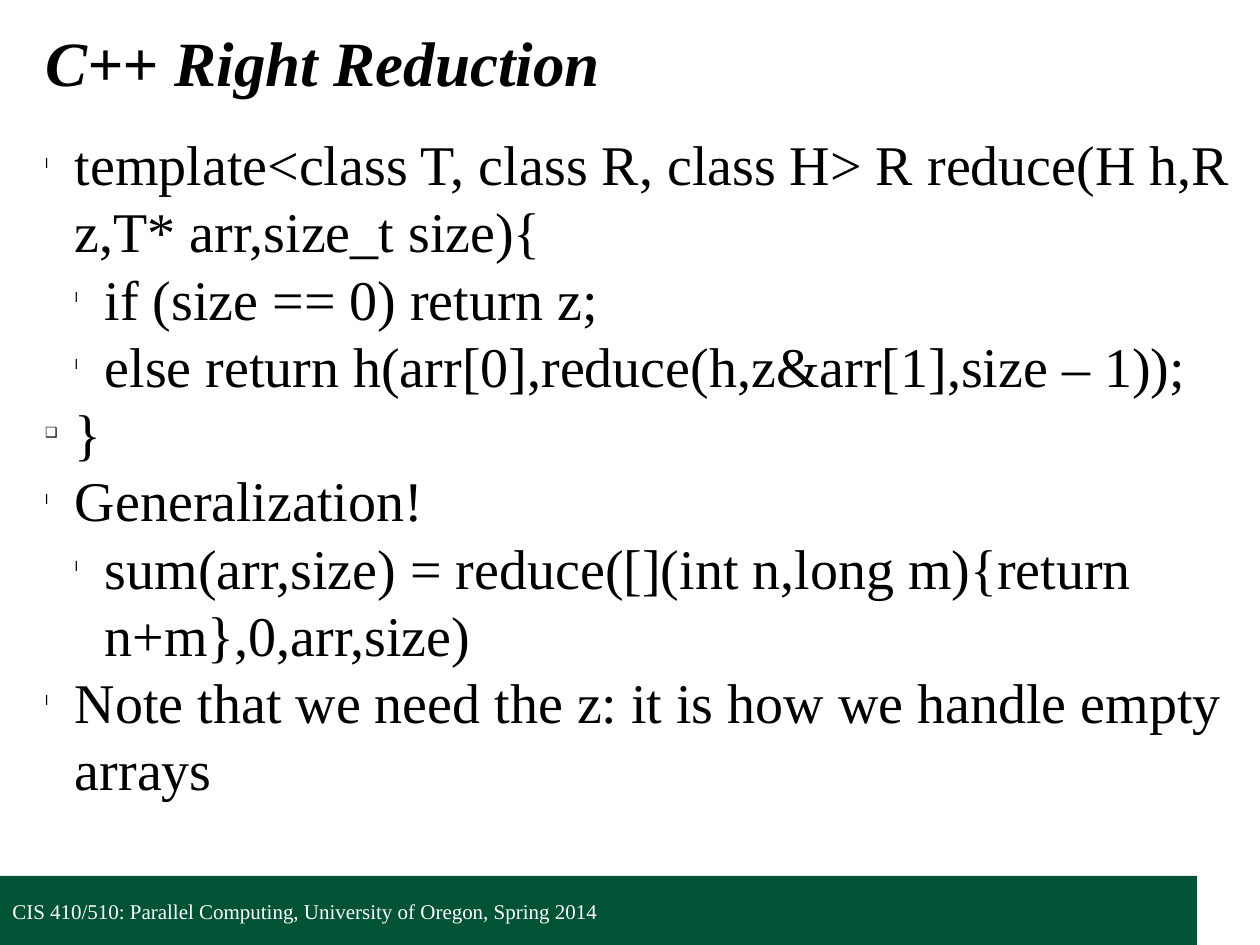
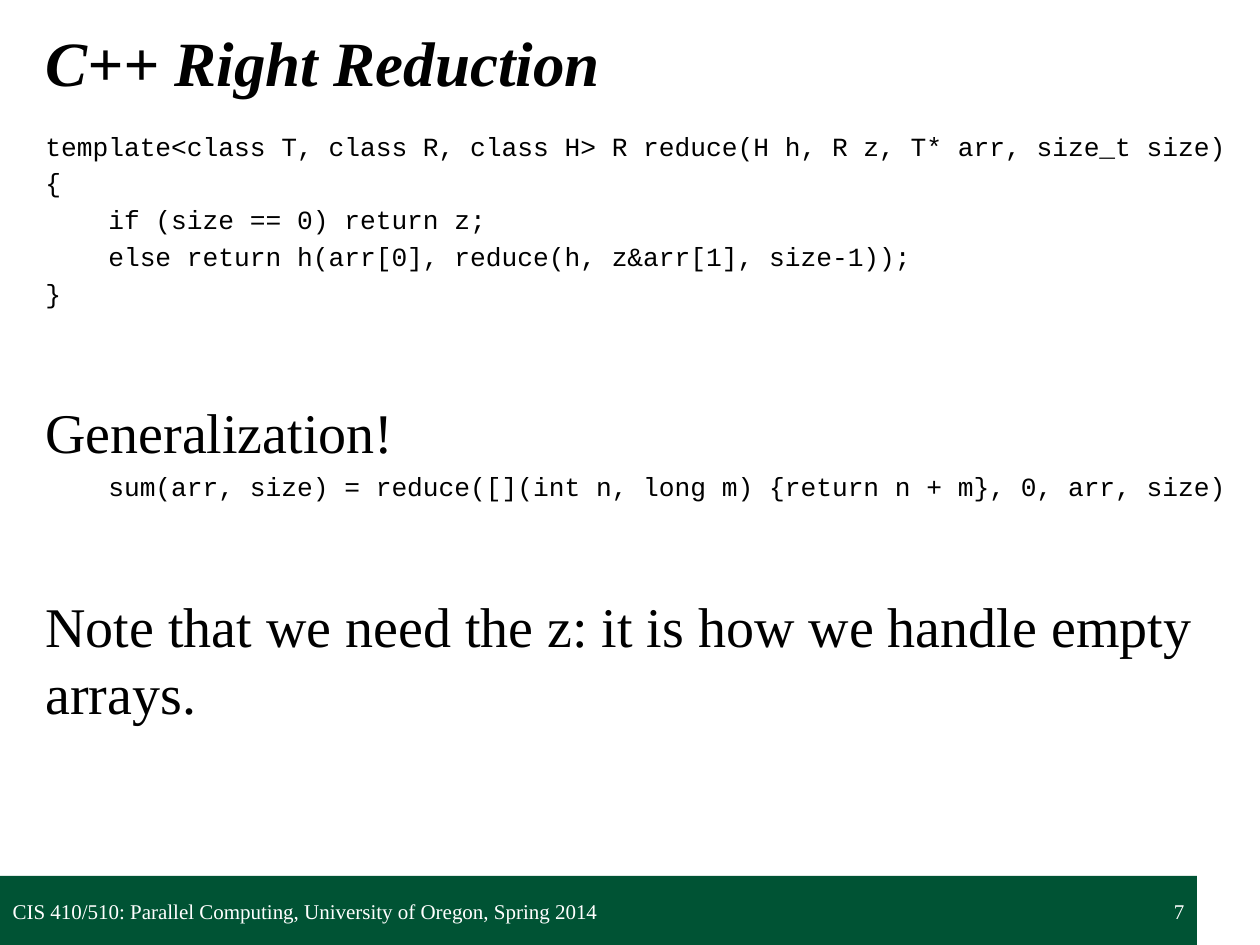
Before and after one commit to UOregonParallel/CourseMaterials, a slide deck: slide 7 of lecture_content/classSlides/2_collectivesPattern/collectivesPattern.pptx. Drawn at 1260x945 pixels with LibreOffice and Linux fonts; fonts in the diff are those of the drawing; background and template pictures are left out. Boxes give left, top, right and bottom in pixels: in the first picture for what was removed or moved away, otherwise in the second. Text is boxed around its words. In the diff, an @@ line names an element or a change of style, - is before the commit and + after.

Commit message:
Re-formatted collectives presentation, added PDF versions of all lectures for ease in review process.

```diff
--- a/lecture_content/classSlides/2_collectivesPattern/collectivesPattern.pptx
+++ b/lecture_content/classSlides/2_collectivesPattern/collectivesPattern.pptx
@@ text at <box>45,137,1226,162</box>: text changed; size 32 to 15 pt; font Times New Roman to Courier New @@
-l template<class T, class R, class H> R reduce(H h,R z,T* arr,size_t size){
+template<class T, class R, class H> R reduce(H h, R z, T* arr, size_t size)
+{
@@ text at <box>45,211,485,454</box>: size 32 to 15 pt, font Times New Roman to Courier New in "if (size == 0) return z;", "}"; bullet l to none; list level 2 to 1 in "if (size == 0) return ..."; bullet ❑ to none; more space between paragraphs @@
@@ text at <box>108,248,911,272</box>: text changed; size 32 to 15 pt; font Times New Roman to Courier New @@
-  l else return h(arr[0],reduce(h,z&arr[1],size – 1));
+else return h(arr[0], reduce(h, z&arr[1], size-1));
@@ text at <box>45,478,1226,725</box>: text changed; size 32 to 15 pt; font Times New Roman to Courier New @@
-  l sum(arr,size) = reduce([](int n,long m){return n+m},0,arr,size)
-l Note that we need the z: it is how we handle empty arrays
+sum(arr, size) = reduce([](int n, long m) {return n + m}, 0, arr, size)
+Note that we need the z: it is how we handle empty arrays.
@@ page number added at <box>1174,905,1184,919</box>, 12 pt, text #FFFFFF @@
+7
```
Also in this commit, not shown: 37 other slides changed, 2 slides added, 2 slides removed, 3 other files.
